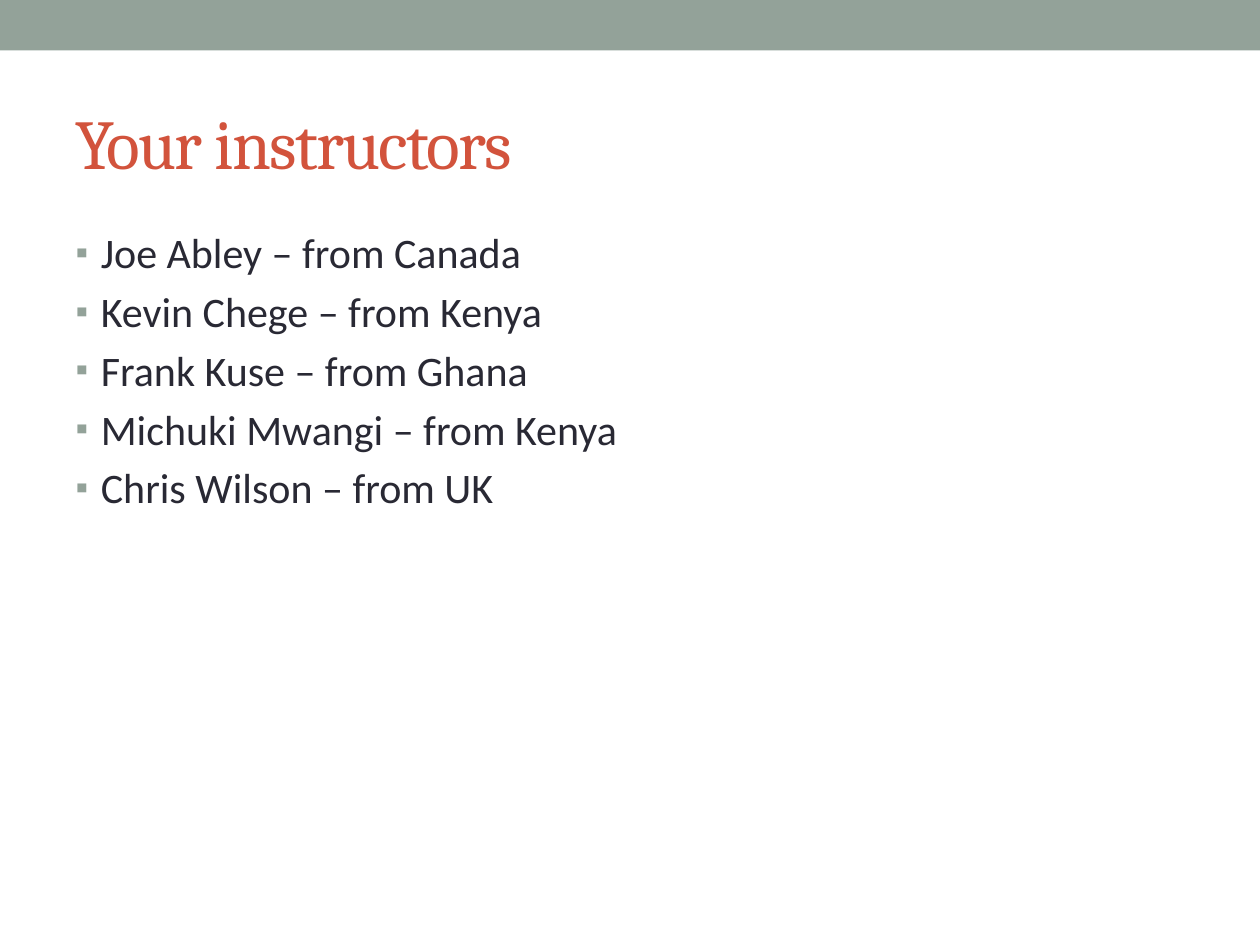
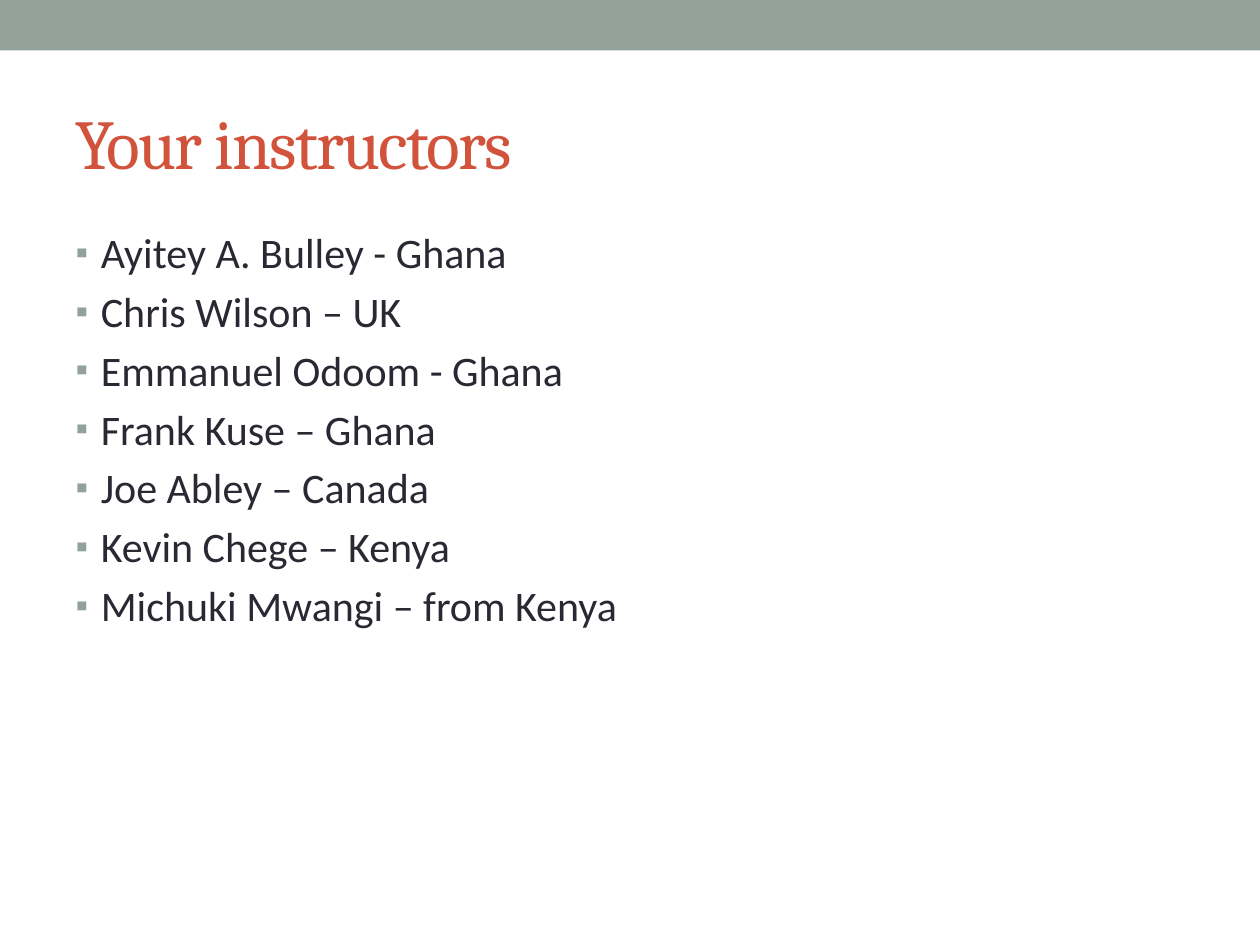
Before and after one commit to afnog/sse, a slide deck: slide 3 of intro/IntroPresentation.pptx. Drawn at 1260x945 pixels with LibreOffice and Linux fonts; fonts in the diff are those of the drawing. Boxes give left, top, right and bottom in pixels: in the first picture for what was removed or moved away, otherwise in the second. Text is boxed around its words. In the diff, an @@ line names an element or a change of style, - is before the commit and + after.

```diff
--- a/intro/IntroPresentation.pptx
+++ b/intro/IntroPresentation.pptx
@@ text at bbox=[101, 239, 563, 570]: text changed @@
-▪ Joe Abley – from Canada
-▪ Kevin Chege – from Kenya
-▪ Frank Kuse – from Ghana
+▪ Ayitey A. Bulley - Ghana
+▪ Chris Wilson – UK
+▪ Emmanuel Odoom - Ghana
+▪ Frank Kuse – Ghana
+▪ Joe Abley – Canada
+▪ Kevin Chege – Kenya
@@ text at bbox=[101, 474, 493, 504]: paragraph removed @@
-▪ Chris Wilson – from UK
```
Also in this commit, not shown: 12 other slides changed, 6 slides added, 1 slide removed.
